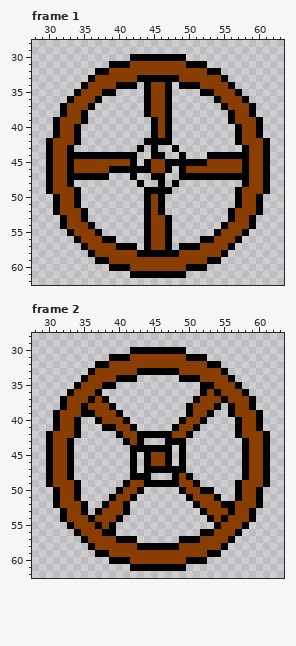
Two versions of one pixel-art file, WIP/Meatball Brigade Ship(1).aseprite. That is the earlier state.
64x64 pixels, 4 frames. Shown: frame 1: x 28..63, y 28..62; frame 2: x 28..63, y 28..62.
After:
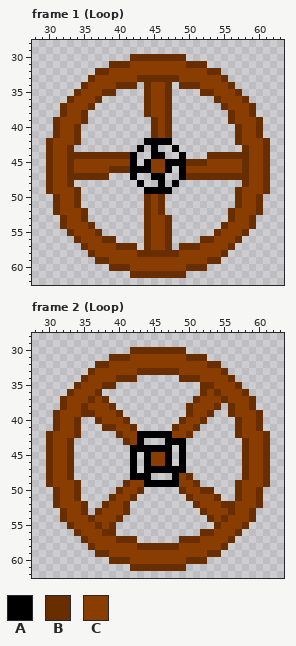
Palette (. is transparent): A #000000  B #692e00  C #893d01
The edit:
Frame 1 (Loop):
The author changed colour A to colour B in row 30 at x 42 to 49; in row 31 at x 39 to 41 and 50 to 52; in row 32 at x 37 to 38 and 53 to 54; in row 33 at x 36, 43 to 48 and 55; in row 34 at x 35, 40 to 42, 44, 47, 49 to 51 and 56; in row 35 at x 34, 38 to 39, 44, 47, 52 to 53 and 57.
The author changed colour A to colour B in row 36 at x 33, 37, 44, 47, 54 and 58; in row 37 at x 32, 36, 44, 47, 55 and 59; in row 38 at x 32, 35, 44, 47, 56 and 59; in row 39 at x 31, 35, 45, 47, 56 and 60; in rows 40 to 41 at x 31, 34, 45, 47, 57 and 60; in row 42 at x 30, 34, 57 and 61.
The author changed colour A to colour B in row 43 at x 30, 33, 58 and 61; in row 44 at x 30, 33 to 41, 53 to 58 and 61; in row 45 at x 30, 33, 50 to 52, 58 and 61; in row 46 at x 30, 33, 39 to 41, 58 and 61; in row 47 at x 30, 33 to 38, 50 to 58 and 61; in row 48 at x 30, 33, 58 and 61.
The author changed colour A to colour B in row 49 at x 30, 34, 57 and 61; in rows 50 to 51 at x 31, 34, 44, 46, 57 and 60; in row 52 at x 31, 35, 44, 46, 56 and 60; in row 53 at x 32, 35, 44, 47, 56 and 59; in row 54 at x 32, 36, 44, 47, 55 and 59; in row 55 at x 33, 37, 44, 47, 54 and 58.
The author changed colour A to colour B in row 56 at x 34, 38 to 39, 44, 47, 52 to 53 and 57; in row 57 at x 35, 40 to 42, 44, 47, 49 to 51 and 56; in row 58 at x 36, 43 to 48 and 55; in row 59 at x 37 to 38 and 53 to 54; in row 60 at x 39 to 41 and 50 to 52; in row 61 at x 42 to 49.
Frame 2 (Loop):
The author changed colour A to colour B in row 30 at x 42 to 49; in row 31 at x 39 to 41 and 50 to 52; in row 32 at x 37 to 38 and 53 to 54; in row 33 at x 36, 43 to 48 and 55; in row 34 at x 35, 40 to 42, 49 to 51 and 56; in row 35 at x 34, 38 to 39, 52 to 53 and 57.
The author changed colour A to colour B in row 36 at x 33, 37, 52, 54 and 58; in row 37 at x 32, 36, 38, 51, 55 and 59; in row 38 at x 32, 35, 39, 50, 54, 56 and 59; in row 39 at x 31, 35 to 36, 40, 50, 53, 56 and 60; in row 40 at x 31, 34, 37, 41, 49, 52, 57 and 60; in row 41 at x 31, 34, 38 to 39, 42, 48, 51, 57 and 60.
The author changed colour A to colour B in row 42 at x 30, 34, 40, 50, 57 and 61; in row 43 at x 30, 33, 41, 58 and 61; in rows 44 to 47 at x 30, 33, 58 and 61; in row 48 at x 30, 33, 50, 58 and 61; in row 49 at x 30, 34, 41, 51, 57 and 61; in row 50 at x 31, 34, 40, 43, 49, 52 to 53, 57 and 60.
The author changed colour A to colour B in row 51 at x 31, 34, 39, 42, 50, 54, 57 and 60; in row 52 at x 31, 35, 38, 41, 51, 55 to 56 and 60; in row 53 at x 32, 35, 37, 41, 52, 56 and 59; in row 54 at x 32, 36, 40, 53, 55 and 59; in row 55 at x 33, 37, 39, 54 and 58; in row 56 at x 34, 38 to 39, 52 to 53 and 57.
The author changed colour A to colour B in row 57 at x 35, 40 to 42, 49 to 51 and 56; in row 58 at x 36, 43 to 48 and 55; in row 59 at x 37 to 38 and 53 to 54; in row 60 at x 39 to 41 and 50 to 52; in row 61 at x 42 to 49.
Pixel boxes of the changes (left, top, right, bottom) in both pictures:
changed: (46, 54, 270, 278)
changed: (46, 347, 270, 571)
